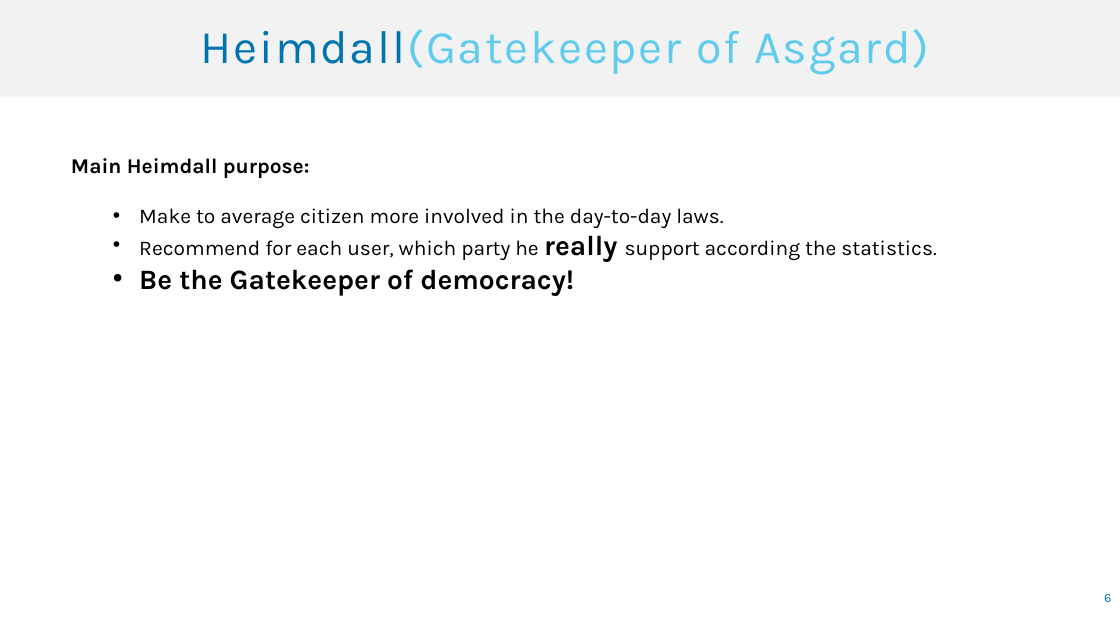
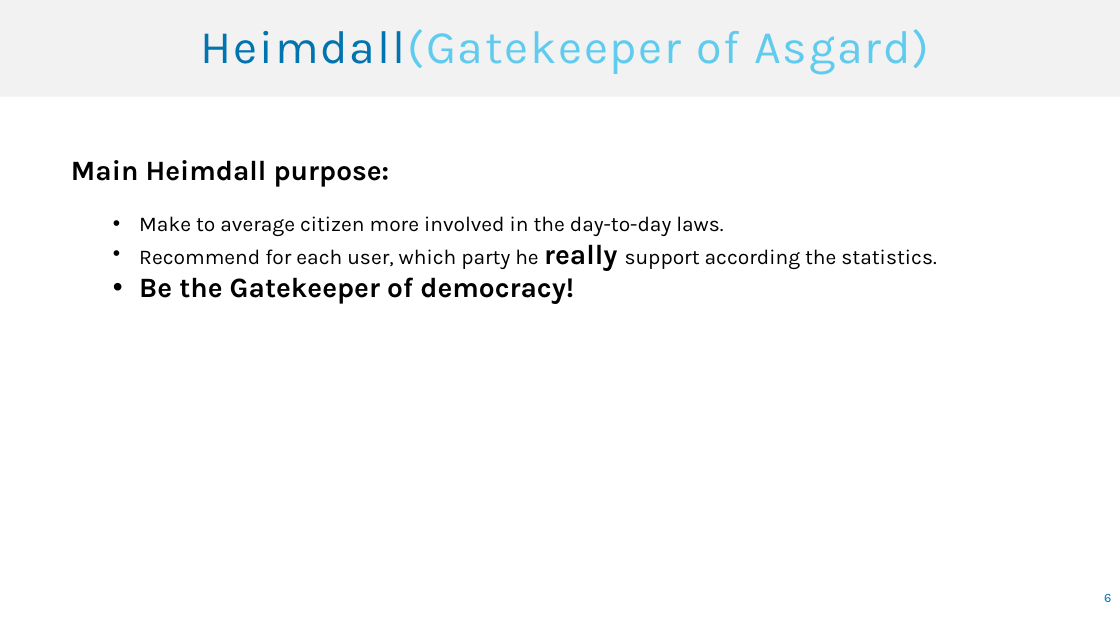
Before and after one commit to idantavor/PoliticalCrowd, a slide deck: slide 6 of CrowdPresentation.pptx. Drawn at 1120x630 pixels with LibreOffice and Linux fonts; fonts in the diff are those of the drawing. Boxes give left, top, right and bottom in pixels: in the first picture for what was removed or moved away, otherwise in the second. Text is boxed around its words. In the diff, an @@ line names an element or a change of style, - is before the commit and + after.

```diff
--- a/CrowdPresentation.pptx
+++ b/CrowdPresentation.pptx
@@ text at (71,160,390,186): size 18 to 24 pt in "Main Heimdall purpose:" @@
```
Also in this commit, not shown: 5 other slides changed, 1 slide added.
